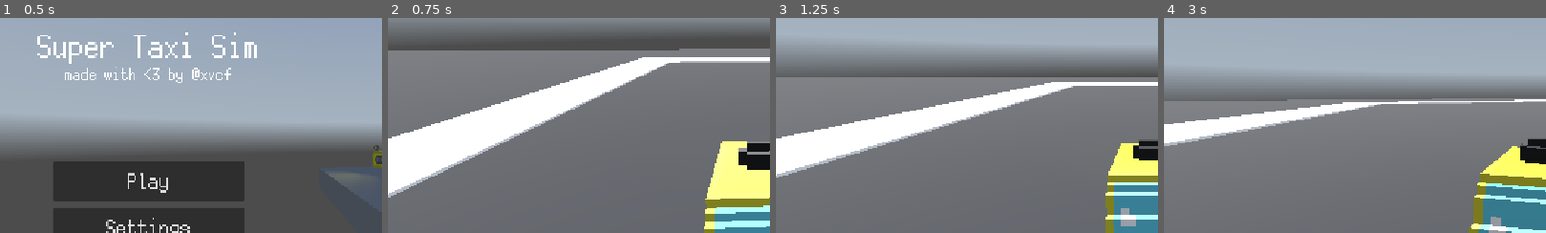
Above: before the commit, frames 1-4 (left to right).
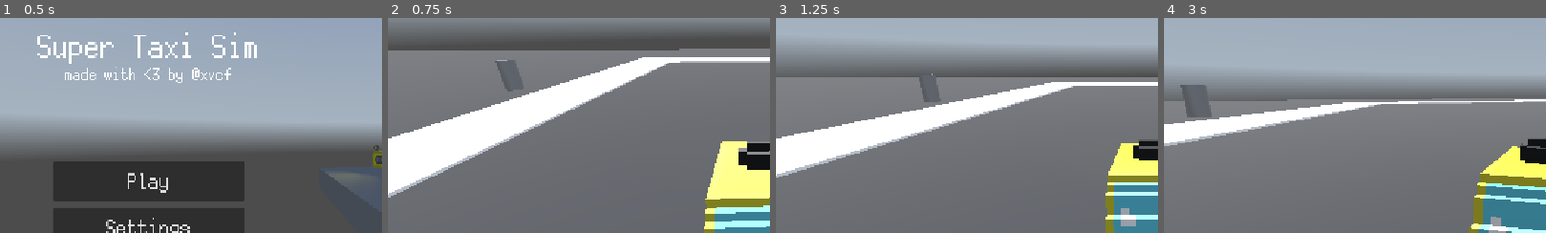
Above: after the commit, the same moments.

Repository: RafaeloxMC/super-taxi-sim
Game: Godot game, scene res://scenes/main_menu.tscn
The game is run twice, just before and just after one commit, with the same random seed, the same clock (stepped at 60 frames per second) and the same inputs. A sky picture missing from this copy of the repository is replaced by a grey-blue gradient.
Inputs:
- Up to frame 1 (0.5 s): no input
- Up to frame 2 (0.75 s): click "Play" at 0.5 s
- Up to frame 3 (1.25 s): no input
- Up to frame 4 (3 s): tap Enter at 1.25 s; hold D (steer_right) 1.28-2.03 s; tap Alt at 1.35, 2.85 s; hold S (brake) 2.03-2.78 s; tap Shift at 2.1 s; hold D (steer_right) from 2.78 s (still down)
The pictures show only the part of the screen within x 0-50%, y 22-72%; the shares and areas given below are measured in that part.

Frame 1 is identical in both runs. In frame 2, 0.6% of the frame differs, in the area x 28-35%, y 19-35%; in frame 3, 0.5%; in frame 4, 0.7%, in the area x 4-13%, y 31-47%.

Commit message:
Add pickup characters

Diff:
--- /dev/null
+++ b/scenes/character.tscn
@@ -0,0 +1,18 @@
+[gd_scene load_steps=3 format=3 uid="uid://drmx08ct1gjwk"]
+
+[ext_resource type="Script" uid="uid://cpqd3osptfdaw" path="res://scripts/character.gd" id="1_agfs1"]
+
+[sub_resource type="SphereShape3D" id="SphereShape3D_dkjbp"]
+radius = 2.479401
+
+[node name="Character" type="Area3D"]
+transform = Transform3D(1.5, 0, 0, 0, 1.5, 0, 0, 0, 1.5, 0, 0, 0)
+script = ExtResource("1_agfs1")
+
+[node name="CSGCylinder3D" type="CSGCylinder3D" parent="."]
+
+[node name="CollisionShape3D" type="CollisionShape3D" parent="."]
+shape = SubResource("SphereShape3D_dkjbp")
+
+[connection signal="body_entered" from="." to="." method="_on_body_entered"]
+[connection signal="body_exited" from="." to="." method="_on_body_exited"]
--- a/scenes/world.tscn
+++ b/scenes/world.tscn
@@ -7,6 +7,7 @@
 [ext_resource type="PackedScene" uid="uid://vlep5dj13ss2" path="res://scenes/speed_trap.tscn" id="5_71j4m"]
 [ext_resource type="PackedScene" uid="uid://471qwxjmrmmt" path="res://scenes/killzone.tscn" id="6_qfnet"]
 [ext_resource type="PackedScene" uid="uid://485hl1qoq5nu" path="res://scenes/car.tscn" id="7_i7141"]
+[ext_resource type="PackedScene" uid="uid://drmx08ct1gjwk" path="res://scenes/character.tscn" id="8_4mrxx"]
 
 [sub_resource type="StandardMaterial3D" id="StandardMaterial3D_qfnet"]
 albedo_color = Color(0.33660772, 0.33660758, 0.3366076, 1)
@@ -121,3 +122,6 @@
 
 [node name="Car" parent="." instance=ExtResource("7_i7141")]
 transform = Transform3D(1, 0, 0, 0, 1, 0, 0, 0, 1, 36.229774, 10.057867, 11.458221)
+
+[node name="Character" parent="." instance=ExtResource("8_4mrxx")]
+transform = Transform3D(1.5, 0, 0, 0, 1.5, 0, 0, 0, 1.5, 24.815407, 2, 26.649658)
--- /dev/null
+++ b/scripts/character.gd
@@ -0,0 +1,16 @@
+extends Area3D
+
+var taxi_in_area: bool = false
+
+func _process(_delta: float) -> void:
+	if taxi_in_area and GameManager.speed == 0:
+		self.queue_free()
+
+func _on_body_entered(body: Node3D) -> void:
+	if body.is_in_group(GameManager.taxi_group):
+		taxi_in_area = true
+
+
+func _on_body_exited(body: Node3D) -> void:
+	if body.is_in_group(GameManager.taxi_group):
+		taxi_in_area = true
Not shown: 1 places in scenes/world.tscn that only renumber resources
Not shown, added: scripts/character.gd.uid
